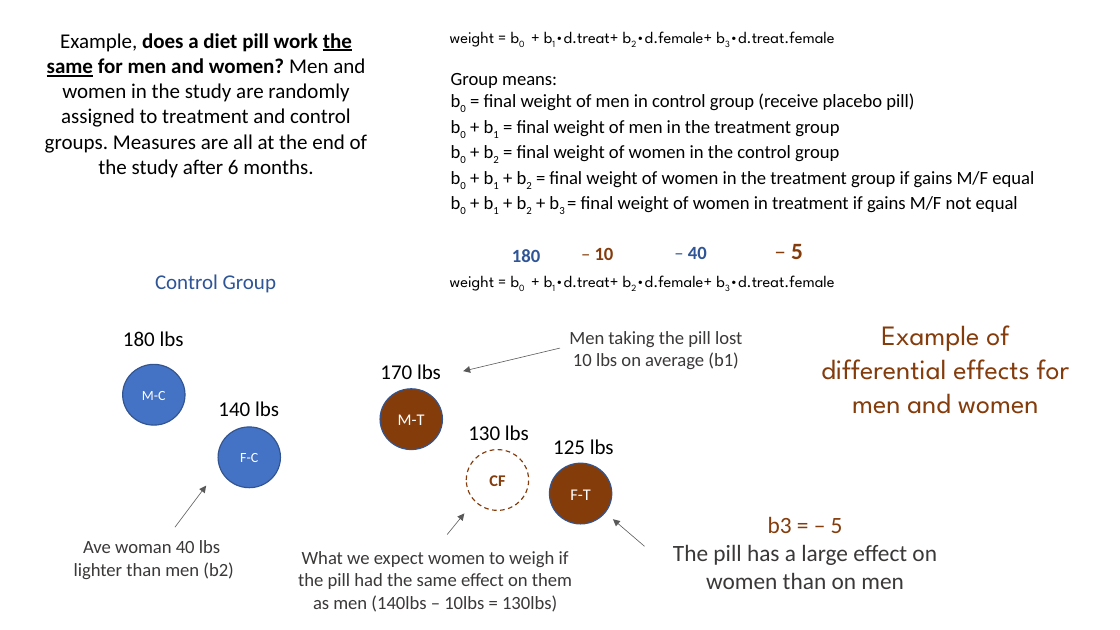
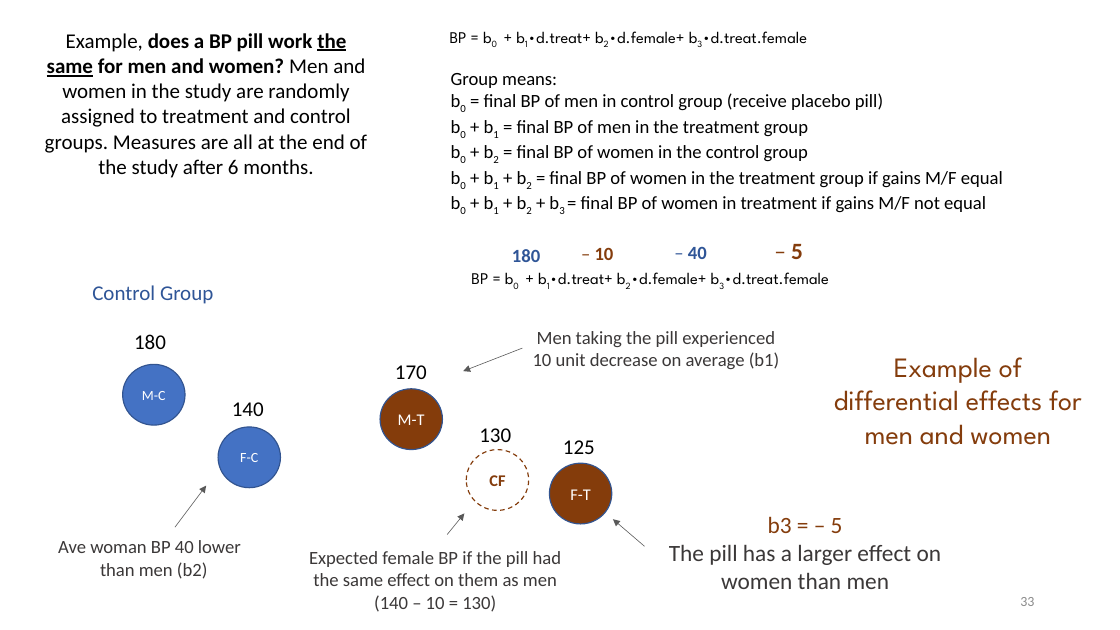
Before and after one commit to Watts-College/cpp-523-fall-2021, a slide deck: slide 33 of lectures/hypotheses-tests-with-dummy-variables.pptx (slide 30 before the commit). Drawn at 1120x630 pixels with LibreOffice and Linux fonts; fonts in the diff are those of the drawing. Boxes give left, top, right and bottom in pixels: in the first picture for what was removed or moved away, otherwise in the second. Text is boxed around its words. In the diff, an @@ line names an element or a change of style, - is before the commit and + after.

```diff
--- a/lectures/hypotheses-tests-with-dummy-variables.pptx
+++ b/lectures/hypotheses-tests-with-dummy-variables.pptx
@@ text at [45, 33, 367, 178]: text changed @@
-Example, does a diet pill work the same for men and women? Men and women in the study are randomly assigned to treatment and control groups. Measures are all at the end of the study after 6 months.
+Example, does a BP pill work the same for men and women? Men and women in the study are randomly assigned to treatment and control groups. Measures are all at the end of the study after 6 months.
@@ text at [450, 31, 807, 43]: text changed @@
-weight = b0 + b1∙d.treat+ b2∙d.female+ b3∙d.treat.female
+BP = b0 + b1∙d.treat+ b2∙d.female+ b3∙d.treat.female
@@ text at [484, 93, 1003, 213]: text changed @@
-b0 = final weight of men in control group (receive placebo pill)
-b0 + b1 = final weight of men in the treatment group
-b0 + b2 = final weight of women in the control group
-b0 + b1 + b2 = final weight of women in the treatment group if gains M/F equal
-b0 + b1 + b2 + b3 = final weight of women in treatment if gains M/F not equal
+b0 = final BP of men in control group (receive placebo pill)
+b0 + b1 = final BP of men in the treatment group
+b0 + b2 = final BP of women in the control group
+b0 + b1 + b2 = final BP of women in the treatment group if gains M/F equal
+b0 + b1 + b2 + b3 = final BP of women in treatment if gains M/F not equal
@@ text "Control Group": place and size @@
-text "Control Group" at [155, 274, 276, 293]
+text "Control Group" at [92, 285, 213, 304]
@@ text at [471, 272, 829, 284]: text changed @@
-weight = b0 + b1∙d.treat+ b2∙d.female+ b3∙d.treat.female
+BP = b0 + b1∙d.treat+ b2∙d.female+ b3∙d.treat.female
@@ text at [134, 334, 166, 349]: text changed @@
-180 lbs
+180
@@ arrow moved from (560, 348) - (463, 371) to (523, 348) - (463, 371) @@
@@ text at [533, 331, 779, 369]: text changed @@
-Men taking the pill lost
-10 lbs on average (b1)
+Men taking the pill experienced
+10 unit decrease on average (b1)
@@ text "Example of differential effects for ...": place and size @@
-text "Example of differential effects for ..." at [821, 325, 1070, 414]
+text "Example of differential effects for ..." at [834, 357, 1082, 445]
@@ text at [395, 365, 427, 379]: text changed @@
-170 lbs
+170
@@ text at [232, 402, 264, 416]: text changed @@
-140 lbs
+140
@@ text at [479, 428, 511, 442]: text changed @@
-130 lbs
+130
@@ text at [563, 440, 595, 454]: text changed @@
-125 lbs
+125
@@ text at [58, 540, 241, 579]: text changed @@
-Ave woman 40 lbs
-lighter than men (b2)
+Ave woman BP 40 lower
+than men (b2)
@@ text at [309, 551, 561, 612]: text changed @@
-What we expect women to weigh if the pill had the same effect on them as men (140lbs – 10lbs = 130lbs)
+Expected female BP if the pill had the same effect on them as men (140 – 10 = 130)
@@ text at [669, 544, 942, 589]: text changed @@
-The pill has a large effect on women than on men
+The pill has a larger effect on women than men
@@ page number added at [1020, 597, 1034, 606], 12 pt, text #8C8C8C @@
+33
```
Also in this commit, not shown: 31 other slides changed, 3 slides added, 1 other file.
